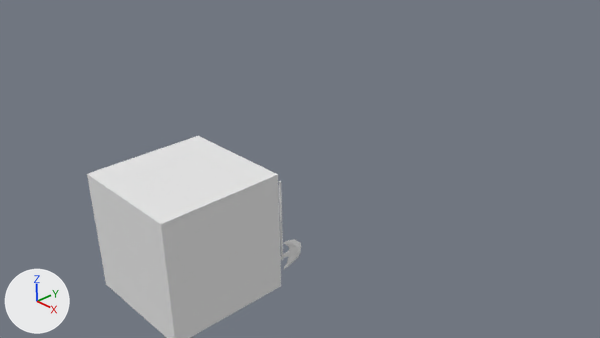
What one commit did to the Blender file Brainfuck/Assets/Ressources/models_new/Swingblade.blend.
Before and after are seen from the file's camera 'Camera'. Arrows for +X, +Y and +Z are at lower left; the lights stay in place.
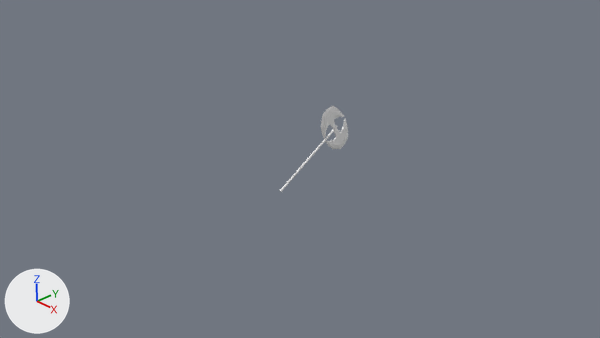
Patch to the scene script:
```diff
--- a/Brainfuck/Assets/Ressources/models_new/Swingblade.blend.py
+++ b/Brainfuck/Assets/Ressources/models_new/Swingblade.blend.py
@@ me_torus @@
 # used by ob_torus; location = (0.0, 0.0, -0.88); rotation_euler = (0.0, 1.571, 0.0), in degrees (0, 90, 0); scale = (0.344, 0.344, 0.344)
-me_torus.from_pydata(...)  # 81 vertices, 79 faces; spans x 0.5..2.24, y 0.06..1.39, z -0.08..0.08
+me_torus.from_pydata(...)  # 180 vertices, 182 faces; spans x 0.01..5.34, y -1.39..1.39, z -0.08..0.08
+# me_torus part 1: the whole mesh is rebuilt
@@ ob_torus @@
 ob_torus = bpy.data.objects.new('Torus', me_torus)
-ob_torus.location = (0.0, 0.0, -0.88)
-ob_torus.rotation_euler = (0.0, 1.571, 0.0)  # degrees (0, 90, 0)
+ob_torus.location = (0.0, 0.0, -0.01)
+ob_torus.rotation_euler = (1.571, -0.524, 1.571)  # degrees (90, -30, 90)
 ob_torus.scale = (0.344, 0.344, 0.344)
@@ ob_cylinder @@
-ob_cylinder = bpy.data.objects.new('Cylinder', me_cylinder)
-ob_cylinder.location = (0.0, 0.0, 0.18)
-ob_cylinder.scale = (0.0205, 0.0205, 0.797)
@@ ob_cube @@
-ob_cube = bpy.data.objects.new('Cube', me_cube)
-ob_cube.location = (0.0, -1.9, 0.0)
```

Where the change shows, as pixel boxes [x1, y1, x2, y2] in the pictures (600 x 338 px):
'Cube', deleted: before [87, 136, 281, 338]
'Torus', reshaped, moved, turned: before [280, 239, 301, 269]; after [280, 106, 348, 192]
'Cylinder', deleted: before [279, 181, 283, 260]
